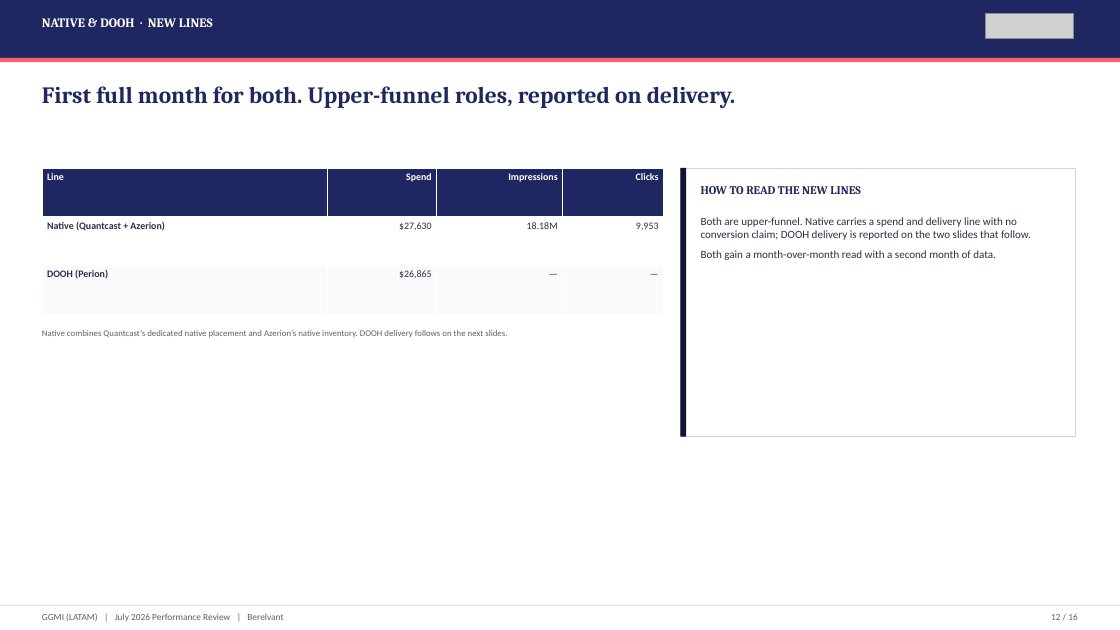
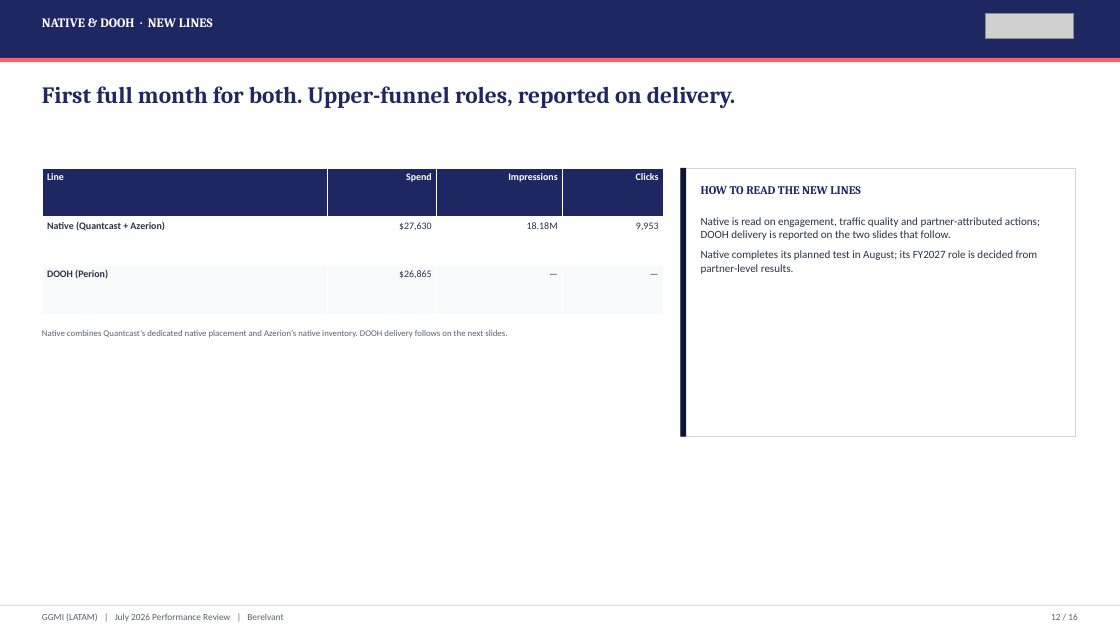
Before and after one commit to hablapro/brlvnt-reporting-hub, a slide deck: slide 12 of reports/forex/ggmi/2026-07/output/GGMI_LATAM_July_2026_Performance_Review.pptx. Drawn at 1120x630 pixels with LibreOffice and Linux fonts; fonts in the diff are those of the drawing; grey boxes stand for pictures. Boxes give left, top, right and bottom in pixels: in the first picture for what was removed or moved away, otherwise in the second. Text is boxed around its words. In the diff, an @@ line names an element or a change of style, - is before the commit and + after.

```diff
--- a/reports/forex/ggmi/2026-07/output/GGMI_LATAM_July_2026_Performance_Review.pptx
+++ b/reports/forex/ggmi/2026-07/output/GGMI_LATAM_July_2026_Performance_Review.pptx
@@ text at (x1=701, y1=217, x2=1040, y2=274): text changed @@
-Both are upper-funnel. Native carries a spend and delivery line with no conversion claim; DOOH delivery is reported on the two slides that follow.
-Both gain a month-over-month read with a second month of data.
+Native is read on engagement, traffic quality and partner-attributed actions; DOOH delivery is reported on the two slides that follow.
+Native completes its planned test in August; its FY2027 role is decided from partner-level results.
```
Also in this commit, not shown: 11 other slides changed, 1 slide added, 1 slide removed, 8 other files.
